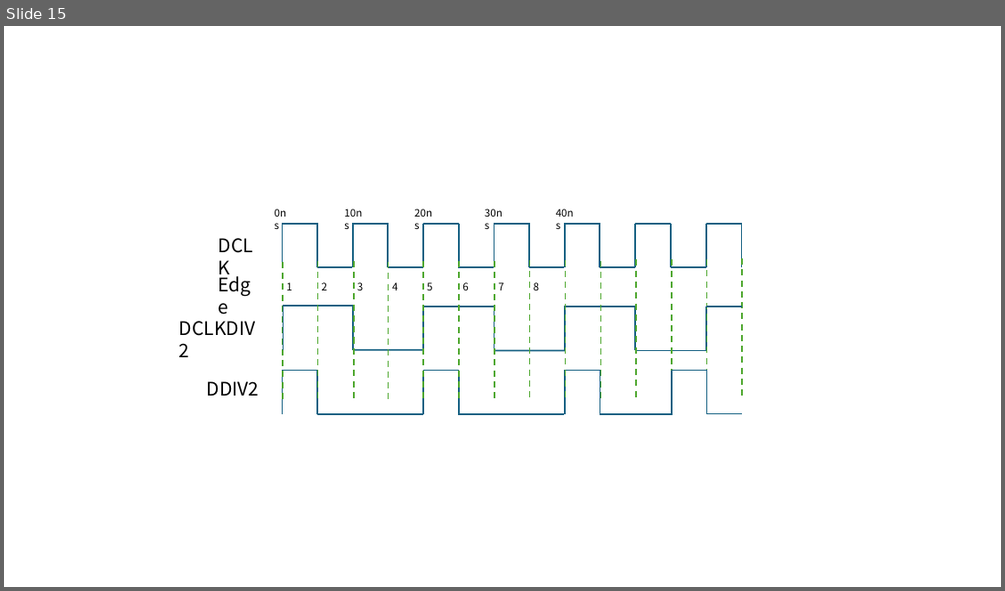
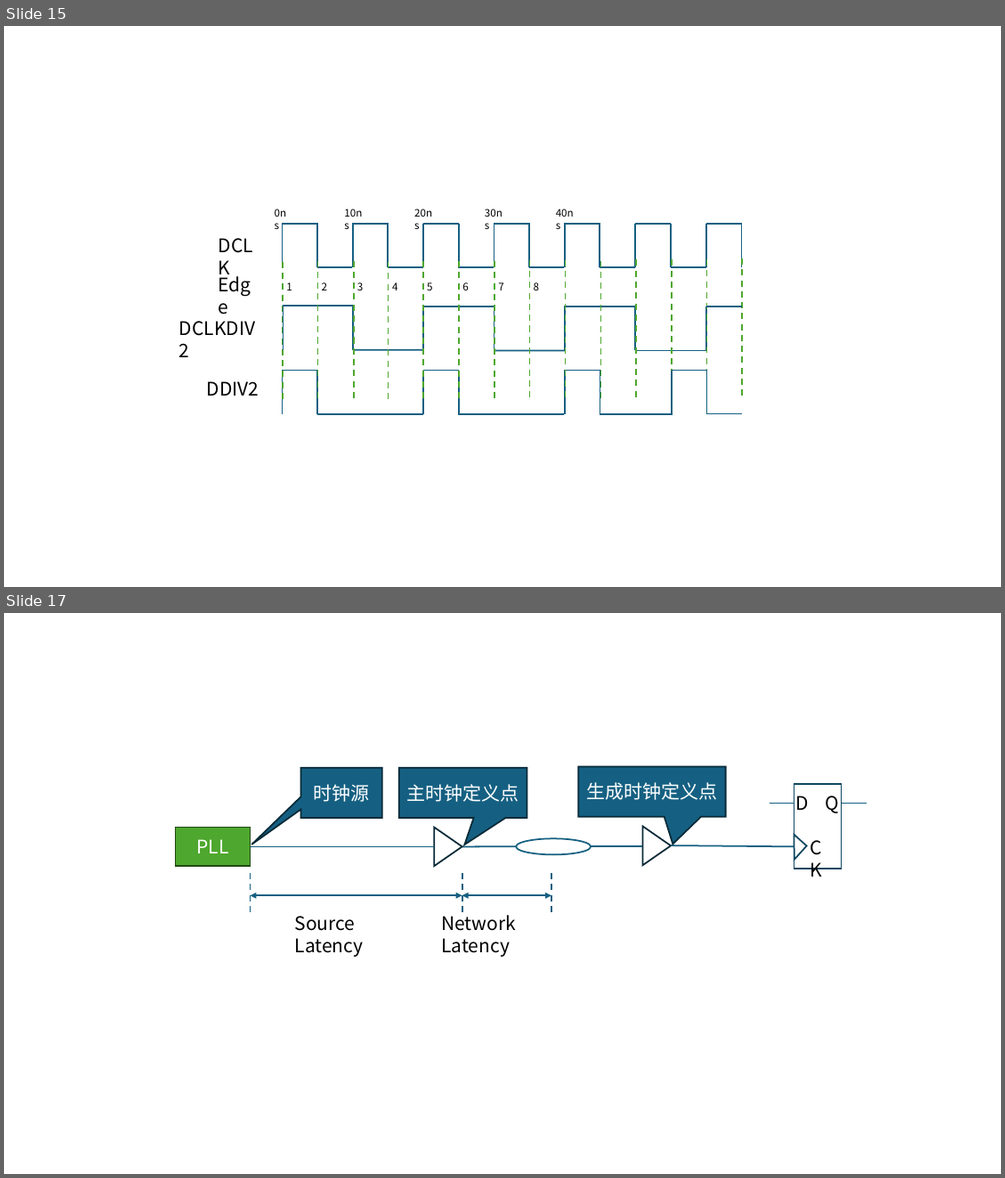
Before and after one commit to Verdvana/Verdvana.github.io, a slide deck: _posts/静态时序分析笔记/静态时序分析笔记pptx.pptx. Shown one above the other, each under a label of ours: slide 15 before the commit, slides 15 and 17 after it; the slides between them are not shown. The pictures are 1005x591 and 1005x1178 pixels, drawn with LibreOffice and Linux fonts; fonts in the diff are those of the drawing. Boxes give left, top, right and bottom in pixels: in the first picture for what was removed or moved away, otherwise in the second. Text is boxed around its words. In the diff, an @@ line names an element or a change of style, - is before the commit and + after.

```diff
--- a/_posts/静态时序分析笔记/静态时序分析笔记pptx.pptx
+++ b/_posts/静态时序分析笔记/静态时序分析笔记pptx.pptx
@@ slide 17 added at [4,613,1001,1174], background #FFFFFF @@
@@ speech box added at [301,768,382,818], fill #156082, outline #092A39 1.5 pt, 18 pt, text #FFFFFF @@
+时钟源
@@ speech box added at [399,768,526,818], fill #156082, outline #092A39 1.5 pt, 18 pt, text #FFFFFF @@
+主时钟定义点
@@ speech box added at [578,766,726,817], fill #156082, outline #092A39 1.5 pt, 18 pt, text #FFFFFF @@
+生成时钟定义点
@@ group added at [781,784,841,868]: 3 texts, 1 rectangle, 1 right triangle @@
+D
+CK
+Q
@@ triangle added at [643,826,671,865], fill #FFFFFF, outline #092A39 1.5 pt @@
@@ line added from (769, 803) to (794, 803), #156082 1.5 pt @@
@@ line added from (841, 803) to (866, 803), #156082 1.5 pt @@
@@ rectangle added at [175,827,250,866], fill #4EA72E, outline #224914 1.5 pt, 18 pt, text #FFFFFF @@
+PLL
@@ line added from (250, 846) to (434, 846), #156082 1.5 pt @@
@@ triangle added at [434,827,462,867], fill #FFFFFF, outline #092A39 1.5 pt @@
@@ line added from (462, 846) to (517, 846), #156082 1.5 pt @@
@@ ellipse added at [517,839,591,854], fill #FFFFFF, outline #156082 1.5 pt @@
@@ line added from (591, 846) to (643, 846), #156082 1.5 pt @@
@@ line added from (671, 845) to (793, 846), #156082 1.5 pt @@
@@ line added from (250, 873) to (250, 916), #156082 1.5 pt dashed @@
@@ line added from (462, 873) to (462, 916), #156082 1.5 pt dashed @@
@@ line added from (551, 873) to (551, 916), #156082 1.5 pt dashed @@
@@ double arrow added from (250, 896) to (462, 896), #156082 1.5 pt @@
@@ double arrow added from (462, 896) to (551, 896), #156082 1.5 pt @@
@@ text added at [295,916,364,957], 18 pt, text #000000 @@
+Source Latency
@@ text added at [441,911,516,957], 18 pt, text #000000 @@
+Network Latency
```
Also in this commit, not shown: 1 other slide added, 2 other files.
